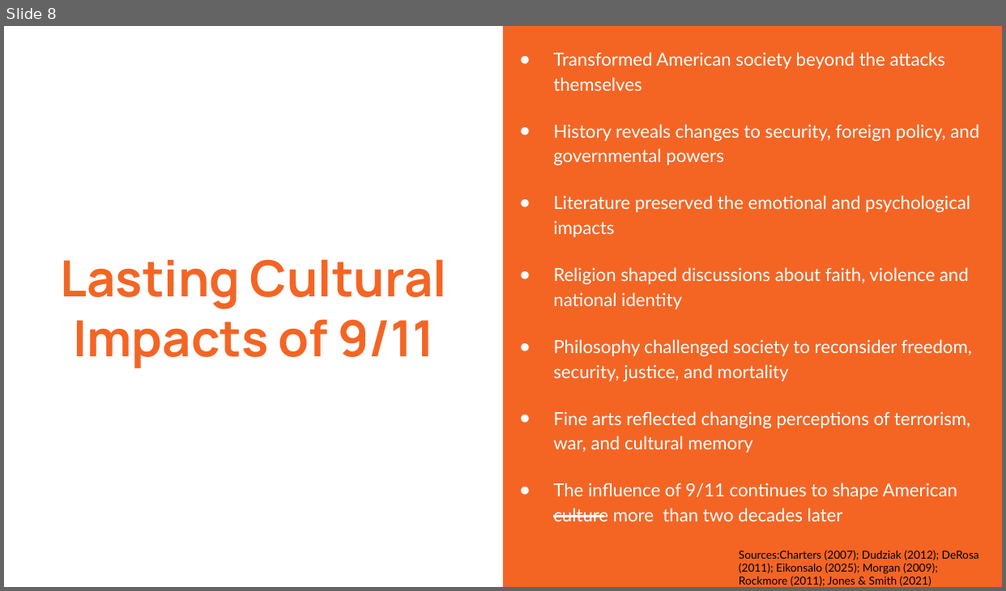
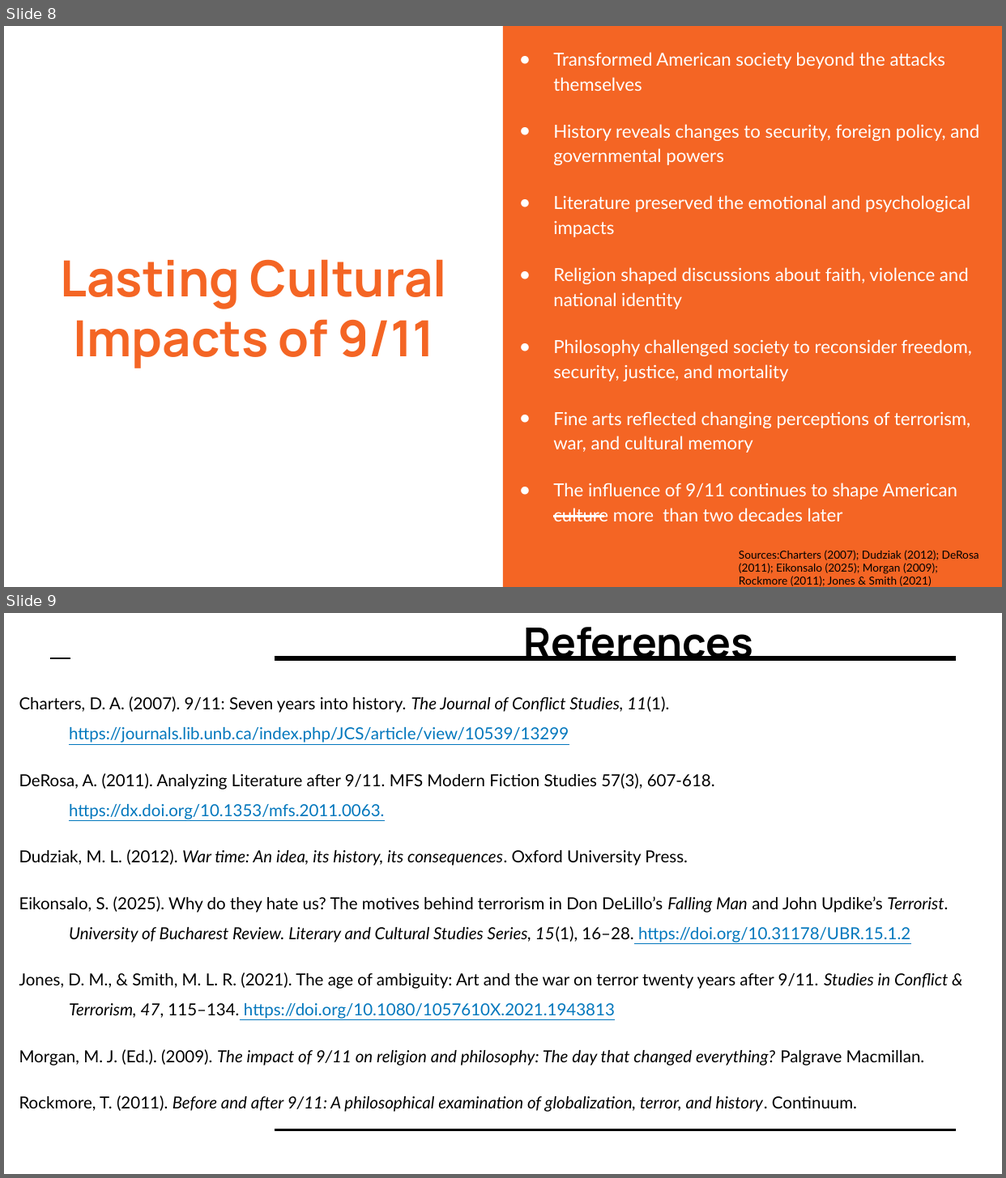
Before and after one commit to Olegreg762/DisciplinaryRelationshipsFinal, a slide deck: disciplinary final slides.pptx. Shown one above the other, each under a label of ours: slide 8 before the commit, slides 8 and 9 after it. The pictures are 1006x591 and 1006x1178 pixels, drawn with LibreOffice and Linux fonts; fonts in the diff are those of the drawing. Boxes give left, top, right and bottom in pixels: in the first picture for what was removed or moved away, otherwise in the second. Text is boxed around its words. In the diff, an @@ line names an element or a change of style, - is before the commit and + after.

```diff
--- a/disciplinary final slides.pptx
+++ b/disciplinary final slides.pptx
@@ slide 9 added at (4, 613, 1002, 1174), background #FFFFFF @@
@@ title added at (524, 627, 753, 661), 30 pt, text #000000, bold @@
+References
@@ line added from (51, 658) to (71, 658), #000000 1.5 pt @@
@@ line added from (275, 658) to (956, 658), #000000 3 pt @@
@@ text added at (19, 696, 948, 1112), 12 pt, text #000000 @@
+Charters, D. A. (2007). 9/11: Seven years into history. The Journal of Conflict Studies, 11(1). https://journals.lib.unb.ca/index.php/JCS/article/view/10539/13299
+DeRosa, A. (2011). Analyzing Literature after 9/11. MFS Modern Fiction Studies 57(3), 607-618. https://dx.doi.org/10.1353/mfs.2011.0063.
+Dudziak, M. L. (2012). War time: An idea, its history, its consequences. Oxford University Press.
+Eikonsalo, S. (2025). Why do they hate us? The motives behind terrorism in Don DeLillo’s Falling Man and John Updike’s Terrorist. University of Bucharest Review. Literary and Cultural Studies Series, 15(1), 16–28. https://doi.org/10.31178/UBR.15.1.2
+Jones, D. M., & Smith, M. L. R. (2021). The age of ambiguity: Art and the war on terror twenty years after 9/11. Studies in Conflict & Terrorism, 47, 115–134. https://doi.org/10.1080/1057610X.2021.1943813
+Morgan, M. J. (Ed.). (2009). The impact of 9/11 on religion and philosophy: The day that changed everything? Palgrave Macmillan.
+Rockmore, T. (2011). Before and after 9/11: A philosophical examination of globalization, terror, and history. Continuum.
@@ line added from (275, 1130) to (956, 1130), #000000 1.5 pt @@
```
Also in this commit, not shown: 4 other files.
